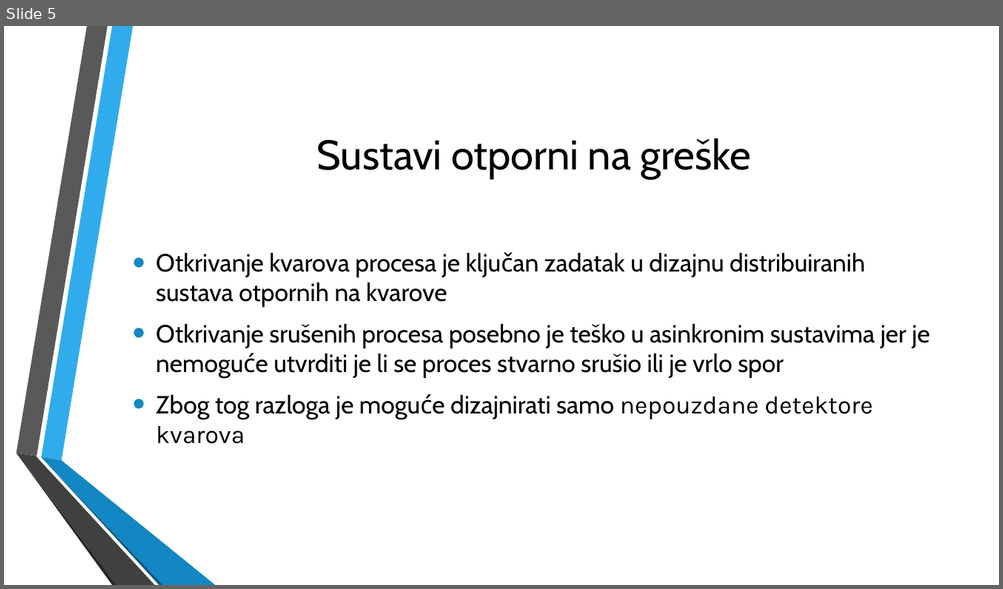
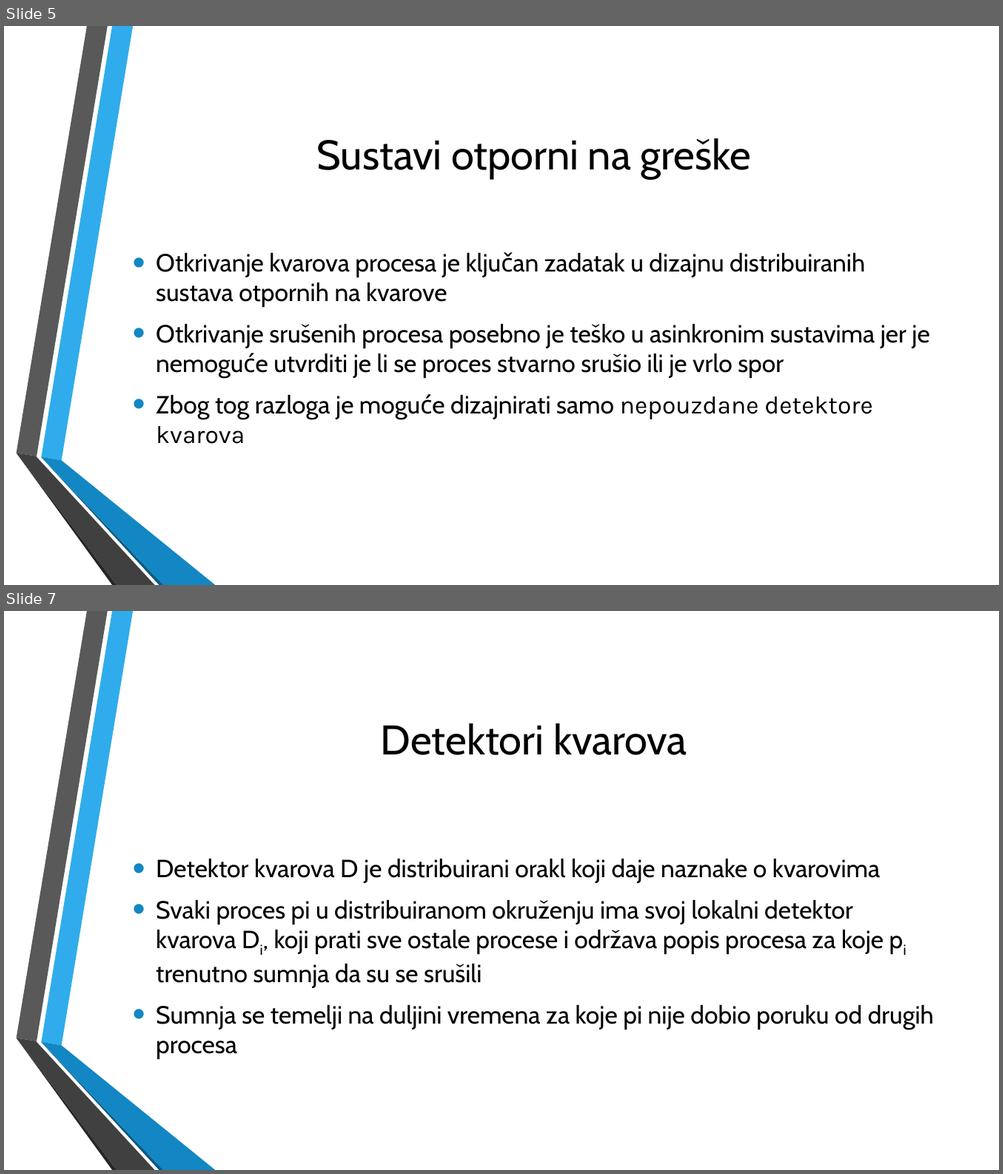
Before and after one commit to VidJoha/Distribuirani, a slide deck: Distribuirani procesi(1).pptx. Shown one above the other, each under a label of ours: slide 5 before the commit, slides 5 and 7 after it; the slides between them are not shown. The pictures are 1003x589 and 1003x1174 pixels, drawn with LibreOffice and Linux fonts; fonts in the diff are those of the drawing; background and template pictures are left out. Boxes give left, top, right and bottom in pixels: in the first picture for what was removed or moved away, otherwise in the second. Text is boxed around its words. In the diff, an @@ line names an element or a change of style, - is before the commit and + after.

```diff
--- a/Distribuirani procesi(1).pptx
+++ b/Distribuirani procesi(1).pptx
@@ slide 7 added at [4,611,999,1170], background picture (left out); not listed: 6 template elements that a slide beside it also shows @@
@@ title added at [381,723,687,755], 40 pt, text #000000 @@
+Detektori kvarova
@@ text added at [156,858,933,1059], 24 pt, text #000000 @@
+• Detektor kvarova D je distribuirani orakl koji daje naznake o kvarovima
+• Svaki proces pi u distribuiranom okruženju ima svoj lokalni detektor kvarova Di, koji prati sve ostale procese i održava popis procesa za koje pi trenutno sumnja da su se srušili
+• Sumnja se temelji na duljini vremena za koje pi nije dobio poruku od drugih procesa
```
Also in this commit, not shown: 1 slide changed, 5 other slides added.
